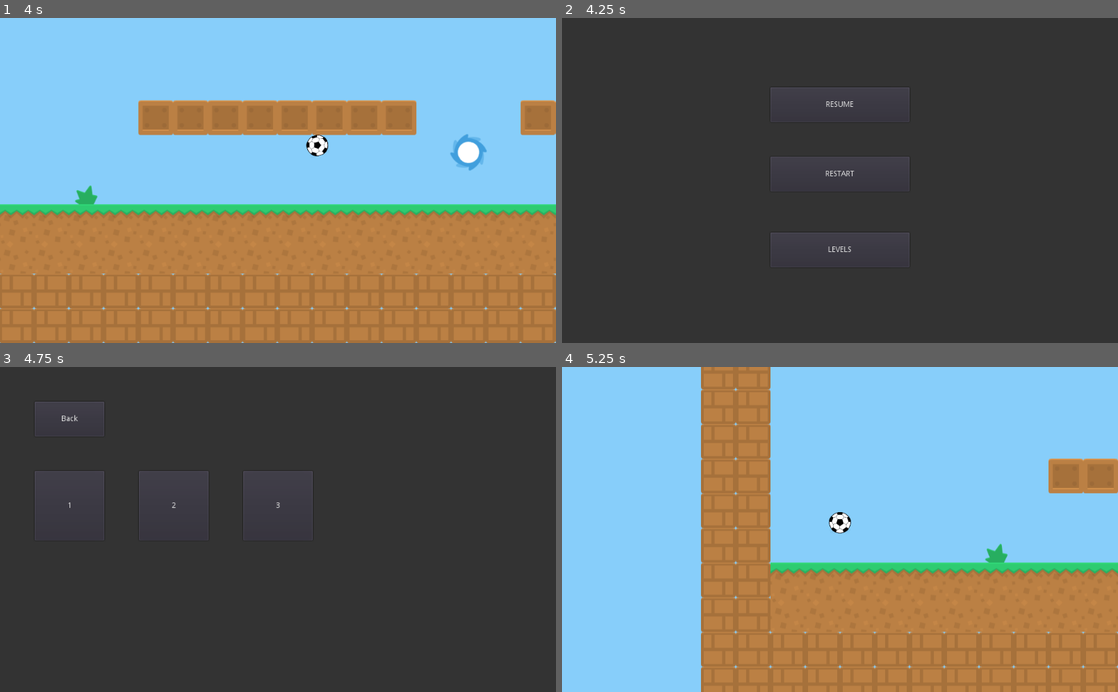
Above: before the commit, frames 1-4 (two rows, left to right).
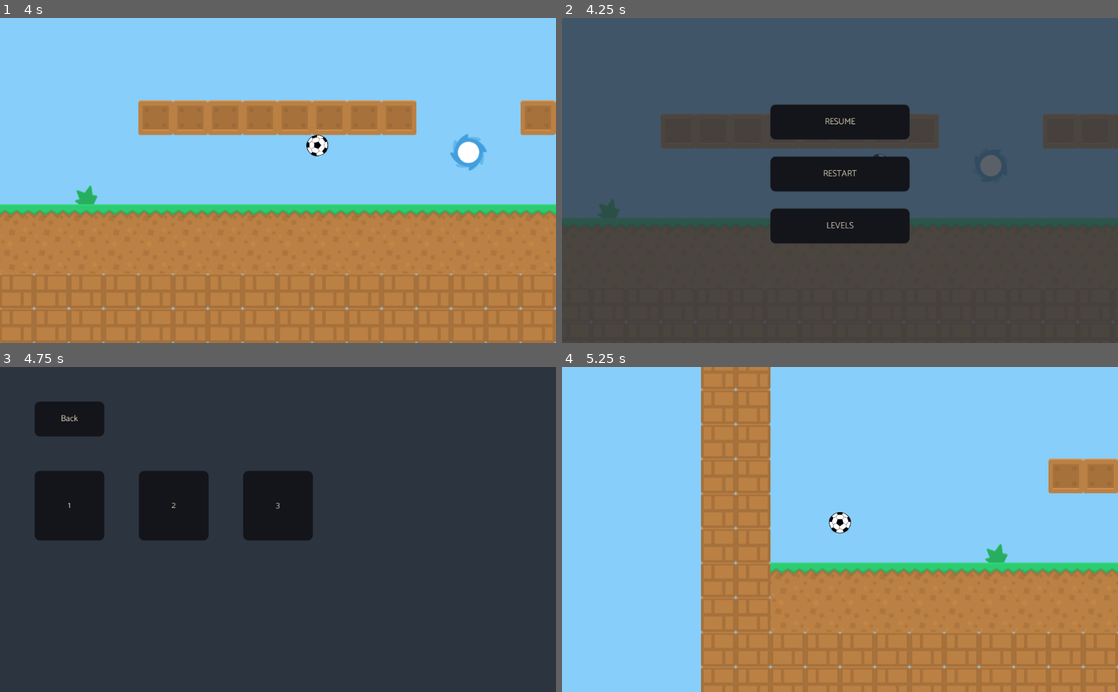
Above: after the commit, the same moments.

Repository: seif-baazouzi/ball-game
Game: Godot game, scene res://Levels/Level-1.tscn
Same seed, same stepped clock (60 frames per second), same inputs: the game is played once before the commit and once after it. This scene is started directly instead of the project's main scene.
Inputs:
- Up to frame 1 (4 s): hold Right (ui_right) 0.53-2.03 s; tap Up (ui_up) at 0.77, 1.52, 3.02, 3.77 s; hold Left (ui_left) 2.03-2.78 s; hold Right (ui_right) from 2.78 s (still down)
- Up to frame 2 (4.25 s): keep holding Right (ui_right); tap Escape (ui_cancel) at 4.15 s
- Up to frame 3 (4.75 s): release Right (ui_right) at 4.25 s; click "LEVELS" at 4.25 s
- Up to frame 4 (5.25 s): click "1" at 5 s

Frame 1 is identical in both runs. In frame 2, 61% of the frame differs, in the area x 0-100%, y 0-94%; in frame 3, 9.3%; in frame 4, nothing differs.

Commit message:
improve ui

Diff:
--- a/Levels.tscn
+++ b/Levels.tscn
@@ -1,15 +1,17 @@
-[gd_scene load_steps=2 format=2]
+[gd_scene load_steps=3 format=2]
 
 [ext_resource path="res://UI/GoToLevelButton.tscn" type="PackedScene" id=1]
+[ext_resource path="res://Theme/theme.tres" type="Theme" id=2]
 
 [node name="Levels" type="Control"]
 anchor_right = 1.0
 anchor_bottom = 1.0
+theme = ExtResource( 2 )
 
 [node name="Background" type="ColorRect" parent="."]
 anchor_right = 1.0
 anchor_bottom = 1.0
-color = Color( 0.2, 0.2, 0.2, 1 )
+color = Color( 0.172549, 0.203922, 0.247059, 1 )
 
 [node name="Back" parent="." instance=ExtResource( 1 )]
 margin_left = 64.0
--- a/Main.tscn
+++ b/Main.tscn
@@ -1,26 +1,32 @@
-[gd_scene load_steps=3 format=2]
+[gd_scene load_steps=6 format=2]
 
 [ext_resource path="res://UI/GoToLevelButton.tscn" type="PackedScene" id=1]
 [ext_resource path="res://Scripts/Quit.gd" type="Script" id=2]
+[ext_resource path="res://Theme/fonts/Catamaran.ttf" type="DynamicFontData" id=3]
+[ext_resource path="res://Theme/theme.tres" type="Theme" id=4]
+
+[sub_resource type="DynamicFont" id=5]
+size = 50
+outline_size = 1
+font_data = ExtResource( 3 )
 
 [node name="Main" type="Control"]
 anchor_right = 1.0
 anchor_bottom = 1.0
+theme = ExtResource( 4 )
 
 [node name="Background" type="ColorRect" parent="."]
 anchor_right = 1.0
 anchor_bottom = 1.0
-color = Color( 0.2, 0.2, 0.2, 1 )
+color = Color( 0.172549, 0.203922, 0.247059, 1 )
 
 [node name="Title" type="Label" parent="."]
-anchor_left = 0.5
 anchor_top = 0.5
-anchor_right = 0.5
+anchor_right = 1.0
 anchor_bottom = 0.5
-margin_left = -128.0
-margin_top = -172.0
-margin_right = 128.0
-margin_bottom = -108.0
+margin_top = -204.0
+margin_bottom = -122.0
+custom_fonts/font = SubResource( 5 )
 text = "Ball Game"
 align = 1
 valign = 1
@@ -34,7 +40,6 @@
 margin_top = -44.0
 margin_bottom = 20.0
 text = "PLAY"
-flat = true
 level = "res://Levels.tscn"
 
 [node name="Quit" type="Button" parent="."]
@@ -43,11 +48,10 @@
 anchor_right = 0.5
 anchor_bottom = 0.5
 margin_left = -128.0
-margin_top = 84.0
+margin_top = 52.0
 margin_right = 128.0
-margin_bottom = 148.0
+margin_bottom = 116.0
 text = "Quit"
-flat = true
 script = ExtResource( 2 )
 
 [connection signal="pressed" from="Quit" to="Quit" method="_on_Quit_pressed"]
--- /dev/null
+++ b/Theme/theme.tres
@@ -0,0 +1,34 @@
+[gd_resource type="Theme" load_steps=5 format=2]
+
+[ext_resource path="res://Theme/fonts/Catamaran.ttf" type="DynamicFontData" id=1]
+
+[sub_resource type="StyleBoxFlat" id=6]
+bg_color = Color( 0.101961, 0.109804, 0.141176, 1 )
+corner_radius_top_left = 10
+corner_radius_top_right = 10
+corner_radius_bottom_right = 10
+corner_radius_bottom_left = 10
+
+[sub_resource type="StyleBoxFlat" id=2]
+bg_color = Color( 0.0784314, 0.0823529, 0.105882, 1 )
+corner_radius_top_left = 10
+corner_radius_top_right = 10
+corner_radius_bottom_right = 10
+corner_radius_bottom_left = 10
+
+[sub_resource type="DynamicFont" id=4]
+font_data = ExtResource( 1 )
+
+[resource]
+default_font = SubResource( 4 )
+Button/colors/font_color = Color( 0.815686, 0.780392, 0.686275, 1 )
+Button/colors/font_color_disabled = Color( 0.9, 0.9, 0.9, 0.2 )
+Button/colors/font_color_focus = Color( 0.94, 0.94, 0.94, 1 )
+Button/colors/font_color_hover = Color( 0.94, 0.94, 0.94, 1 )
+Button/colors/font_color_pressed = Color( 1, 1, 1, 1 )
+Button/constants/hseparation = 2
+Button/styles/disabled = null
+Button/styles/focus = null
+Button/styles/hover = SubResource( 6 )
+Button/styles/normal = SubResource( 2 )
+Button/styles/pressed = null
--- a/UI/Pause.gd
+++ b/UI/Pause.gd
@@ -1,6 +1,9 @@
 extends CanvasLayer
 
 onready var popup = $Popup
+
+func _ready():
+	popup.visible = false
 
 func _process(delta):
 	if Input.is_action_just_pressed("ui_cancel"):
--- a/UI/Pause.tscn
+++ b/UI/Pause.tscn
@@ -1,20 +1,21 @@
-[gd_scene load_steps=2 format=2]
+[gd_scene load_steps=3 format=2]
 
 [ext_resource path="res://UI/Pause.gd" type="Script" id=1]
+[ext_resource path="res://Theme/theme.tres" type="Theme" id=2]
 
 [node name="Pause" type="CanvasLayer"]
 pause_mode = 2
 script = ExtResource( 1 )
 
 [node name="Popup" type="Control" parent="."]
-visible = false
 anchor_right = 1.0
 anchor_bottom = 1.0
+theme = ExtResource( 2 )
 
 [node name="ColorRect" type="ColorRect" parent="Popup"]
 anchor_right = 1.0
 anchor_bottom = 1.0
-color = Color( 0.2, 0.2, 0.2, 1 )
+color = Color( 0.172549, 0.203922, 0.247059, 0.784314 )
 
 [node name="Resume" type="Button" parent="Popup"]
 anchor_left = 0.5
@@ -22,9 +23,9 @@
 anchor_right = 0.5
 anchor_bottom = 0.5
 margin_left = -128.0
-margin_top = -172.0
+margin_top = -140.0
 margin_right = 128.0
-margin_bottom = -108.0
+margin_bottom = -76.0
 text = "RESUME"
 
 [node name="Restart" type="Button" parent="Popup"]
@@ -44,9 +45,9 @@
 anchor_right = 0.5
 anchor_bottom = 0.5
 margin_left = -128.0
-margin_top = 96.0
+margin_top = 52.0
 margin_right = 128.0
-margin_bottom = 160.0
+margin_bottom = 116.0
 text = "LEVELS"
 
 [connection signal="pressed" from="Popup/Resume" to="." method="_on_Resume_pressed"]
--- a/project.godot
+++ b/project.godot
@@ -32,6 +32,10 @@
 [editor_plugins]
 
 enabled=PoolStringArray(  )
+
+[global]
+
+theme=false
 
 [gui]
 
Binary file added: Theme/fonts/Catamaran.ttf
